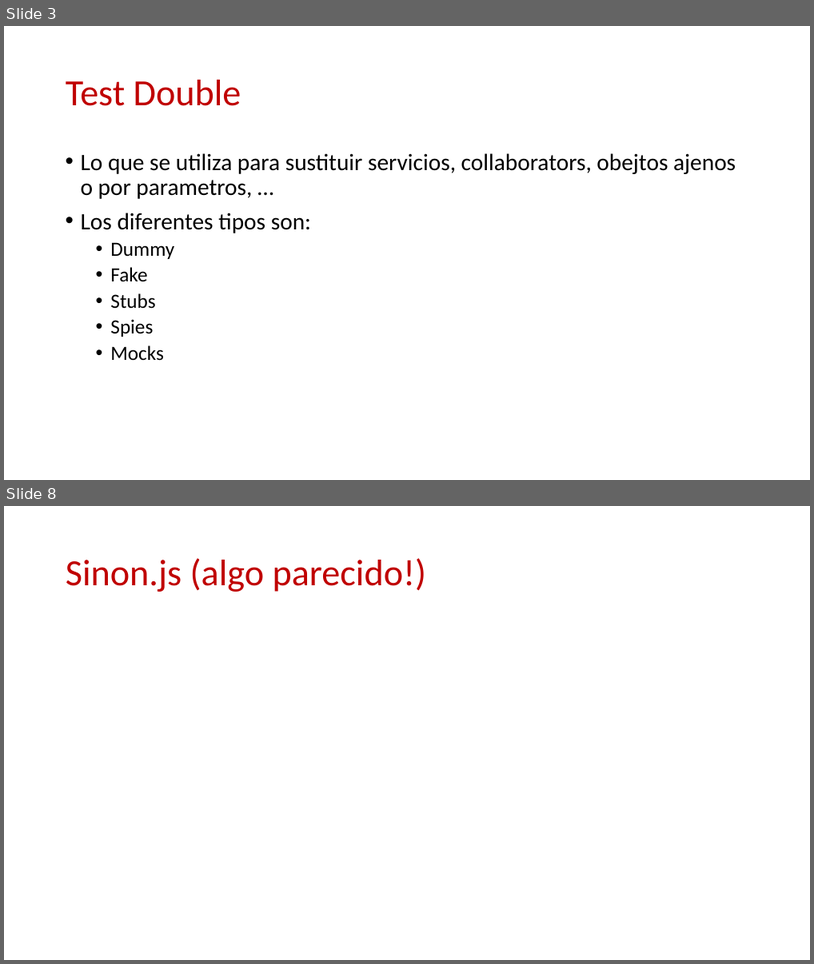
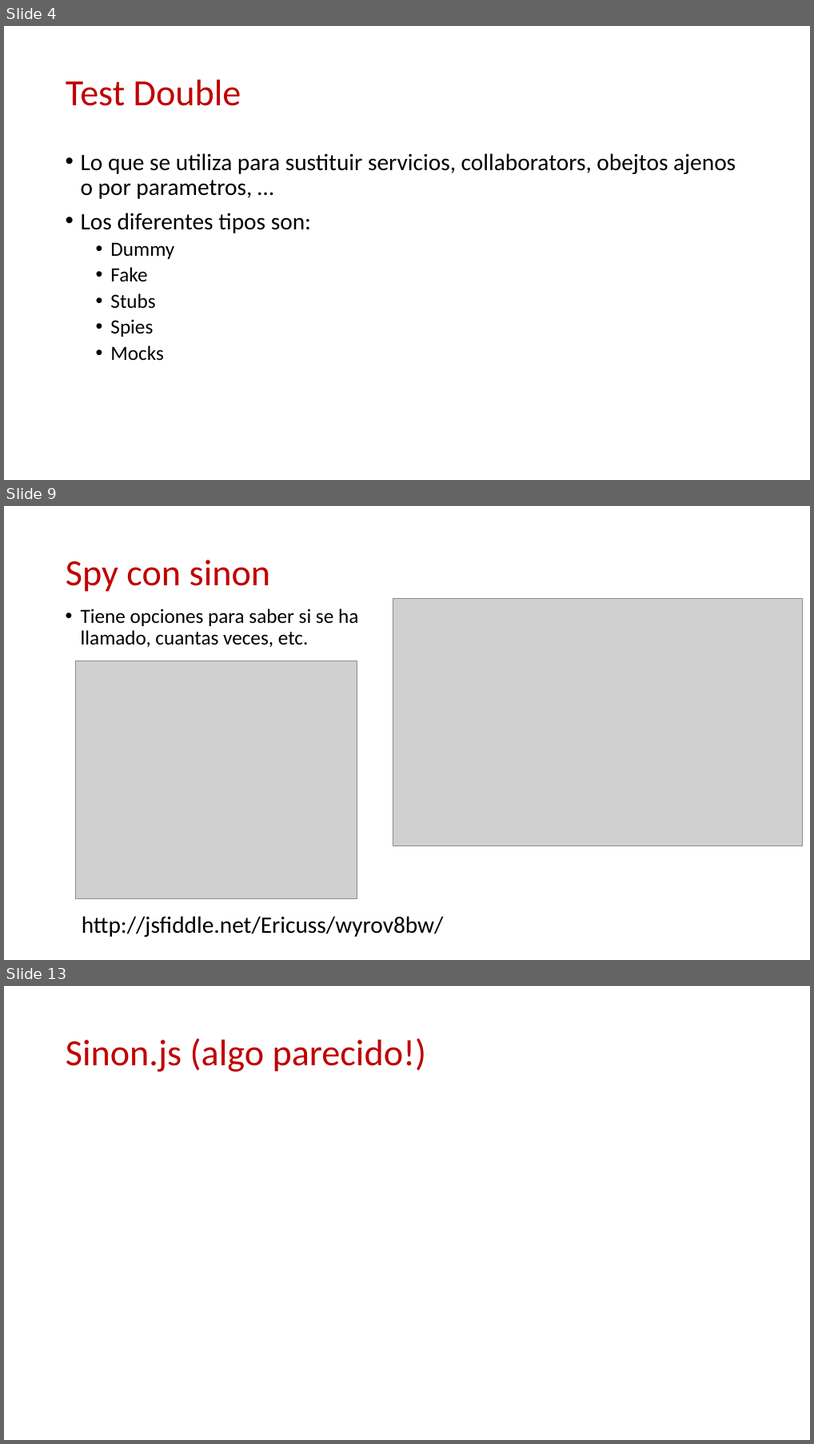
Before and after one commit to ericuss/TDD-Miercolex-Tokiota, a slide deck: Documentacion/jasmine.pptx. Shown one above the other, each under a label of ours: slides 3 and 8 before the commit, slides 4, 9 and 13 after it; the slides between them are not shown. The pictures are 814x964 and 814x1444 pixels, drawn with LibreOffice and Linux fonts; fonts in the diff are those of the drawing; grey boxes stand for pictures; background and template pictures are left out. Boxes give left, top, right and bottom in pixels: in the first picture for what was removed or moved away, otherwise in the second. Text is boxed around its words. In the diff, an @@ line names an element or a change of style, - is before the commit and + after.

```diff
--- a/Documentacion/jasmine.pptx
+++ b/Documentacion/jasmine.pptx
@@ slide 9 added at (4, 506, 810, 960), background #FFFFFF @@
@@ title added at (66, 560, 270, 592), 44 pt, text #C00000 @@
+Spy con sinon
@@ picture added at (394, 598, 803, 846) @@
@@ text added at (81, 608, 358, 647), 24 pt, text #000000 @@
+• Tiene opciones para saber si se ha llamado, cuantas veces, etc.
@@ picture added at (75, 661, 358, 898) @@
@@ text added at (82, 916, 444, 936), 28 pt, text #000000 @@
+http://jsfiddle.net/Ericuss/wyrov8bw/
@@ what was slide 3 is now slide 4 @@
@@ what was slide 8 is now slide 13 @@
```
Also in this commit, not shown: 7 slides changed, 3 other slides added, 2 other files.
